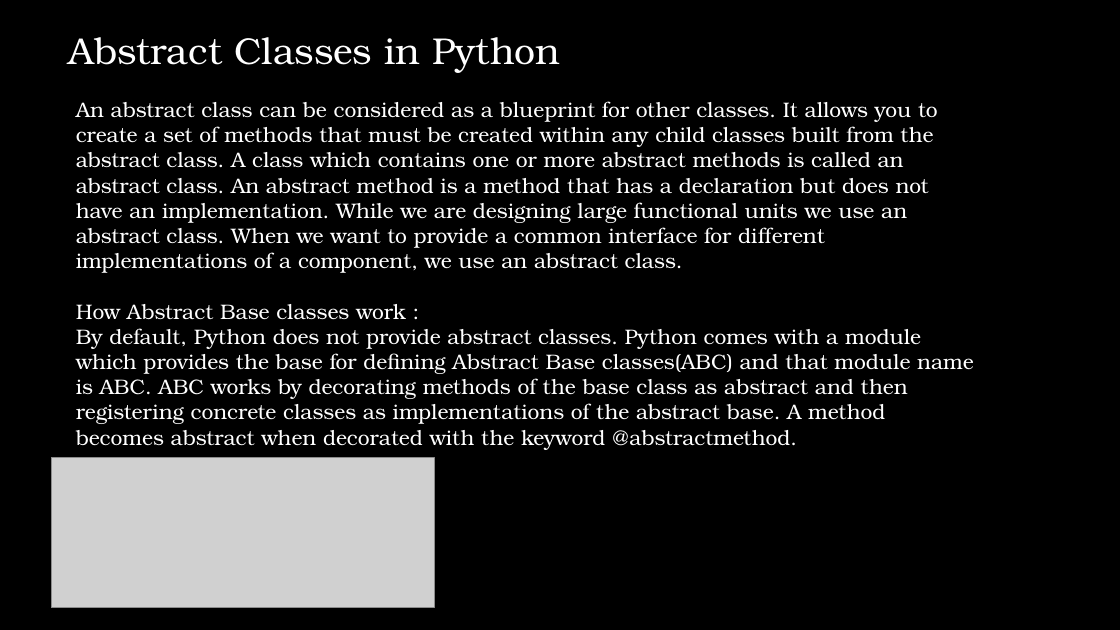
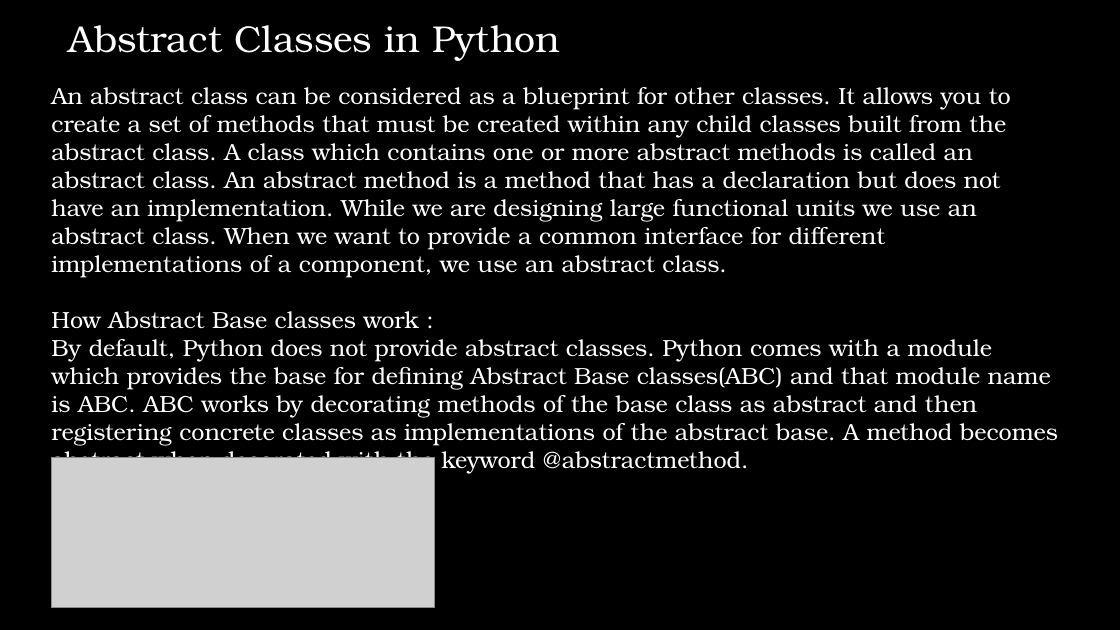
Before and after one commit to IlanSimchon/OOP_2023_Ariel, a slide deck: slide 21 of TA 6/advanced python.pptx. Drawn at 1120x630 pixels with LibreOffice and Linux fonts; fonts in the diff are those of the drawing; grey boxes stand for pictures; background and template pictures are left out. Boxes give left, top, right and bottom in pixels: in the first picture for what was removed or moved away, otherwise in the second. Text is boxed around its words. In the diff, an @@ line names an element or a change of style, - is before the commit and + after.

```diff
--- a/TA 6/advanced python.pptx
+++ b/TA 6/advanced python.pptx
@@ text "Abstract Classes in Python" moved from (x1=69, y1=37, x2=560, y2=73) to (x1=69, y1=25, x2=560, y2=61) @@
@@ text "An abstract class can be ..." moved from (x1=76, y1=101, x2=974, y2=450) to (x1=51, y1=87, x2=1058, y2=474) @@
@@ text "An abstract class can be ..." at (x1=51, y1=87, x2=1058, y2=474): size 18 to 20 pt @@
```
Also in this commit, not shown: 25 other slides changed, 3 slides added, 4 slides removed.
